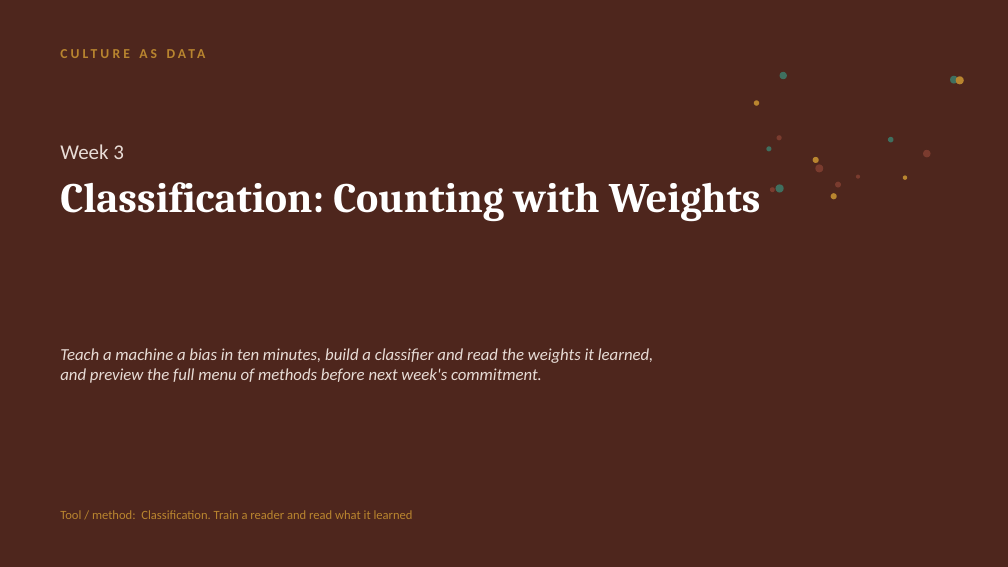
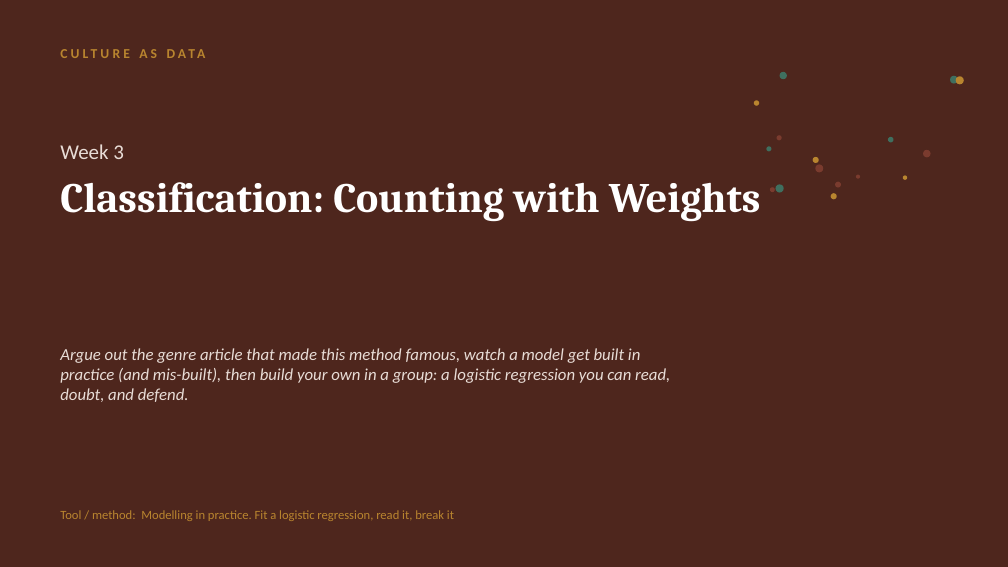
Before and after one commit to lucianli123/culture-as-data-2026, a slide deck: slide 1 of slides/pptx/week-03.pptx. Drawn at 1008x567 pixels with LibreOffice and Linux fonts; fonts in the diff are those of the drawing. Boxes give left, top, right and bottom in pixels: in the first picture for what was removed or moved away, otherwise in the second. Text is boxed around its words. In the diff, an @@ line names an element or a change of style, - is before the commit and + after.

```diff
--- a/slides/pptx/week-03.pptx
+++ b/slides/pptx/week-03.pptx
@@ text at [60, 348, 670, 402]: text changed @@
-Teach a machine a bias in ten minutes, build a classifier and read the weights it learned, and preview the full menu of methods before next week's commitment.
+Argue out the genre article that made this method famous, watch a model get built in practice (and mis-built), then build your own in a group: a logistic regression you can read, doubt, and defend.
@@ text at [60, 510, 454, 521]: text changed @@
-Tool / method: Classification. Train a reader and read what it learned
+Tool / method: Modelling in practice. Fit a logistic regression, read it, break it
```
Also in this commit, not shown: 8 other slides changed, 2 slides added, 1 slide removed, 14 other files.
